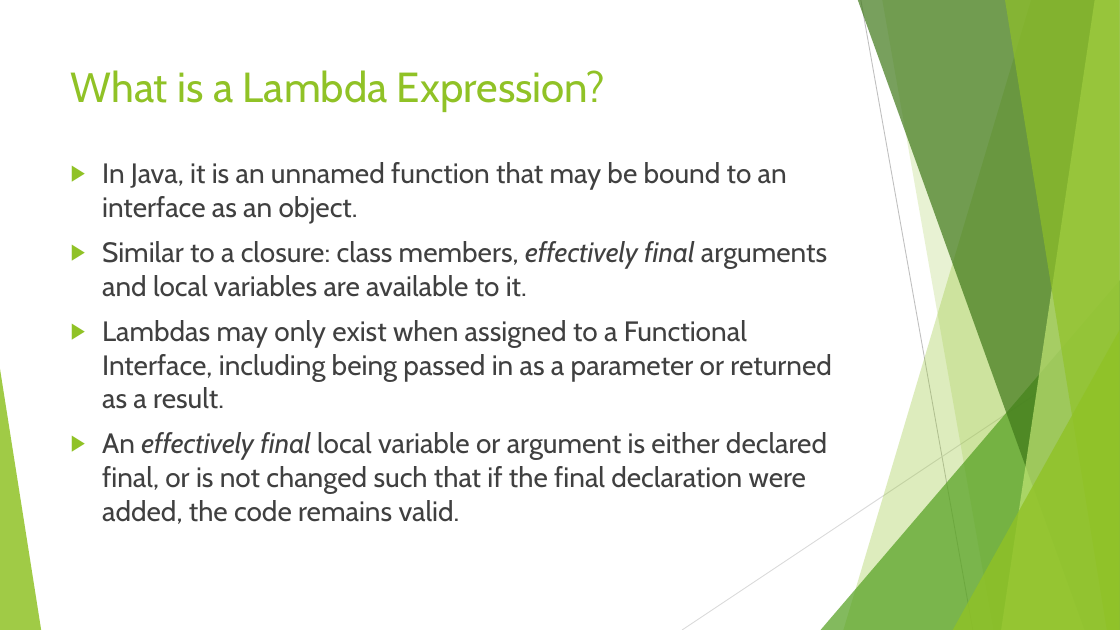
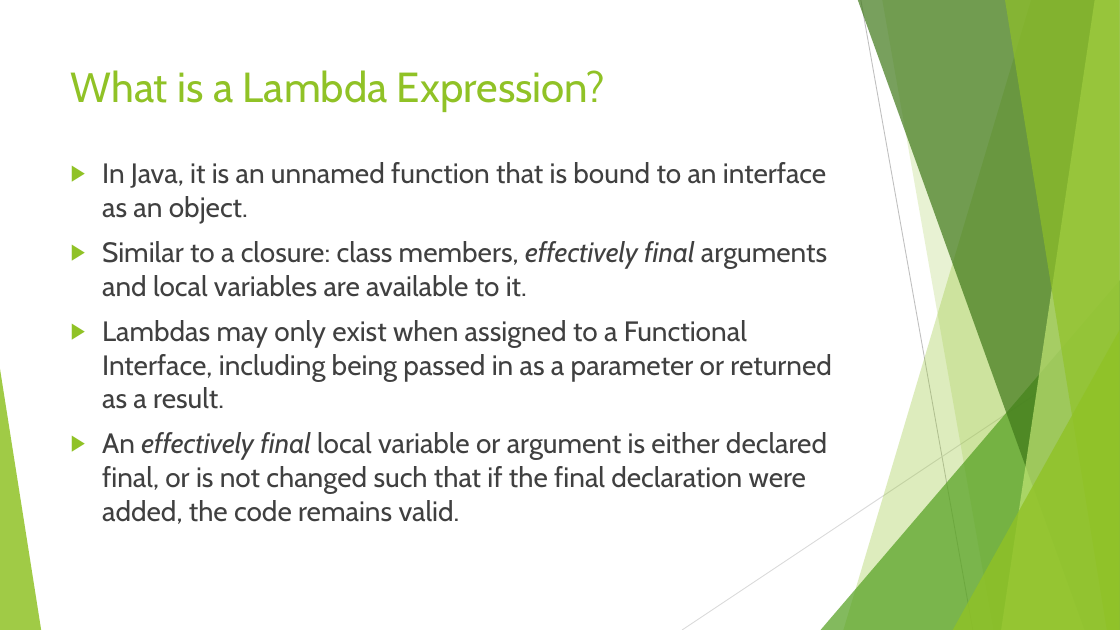
Before and after one commit to RichardRoda/2017-CodePaLOUsa-Lambda, a slide deck: slide 3 of Learning to Love the Lambda in the Stream.pptx. Drawn at 1120x630 pixels with LibreOffice and Linux fonts; fonts in the diff are those of the drawing. Boxes give left, top, right and bottom in pixels: in the first picture for what was removed or moved away, otherwise in the second. Text is boxed around its words. In the diff, an @@ line names an element or a change of style, - is before the commit and + after.

```diff
--- a/Learning to Love the Lambda in the Stream.pptx
+++ b/Learning to Love the Lambda in the Stream.pptx
@@ text at <box>102,162,826,223</box>: text changed @@
-▶ In Java, it is an unnamed function that may be bound to an interface as an object.
+▶ In Java, it is an unnamed function that is bound to an interface as an object.
```
Also in this commit, not shown: 4 other slides changed.
